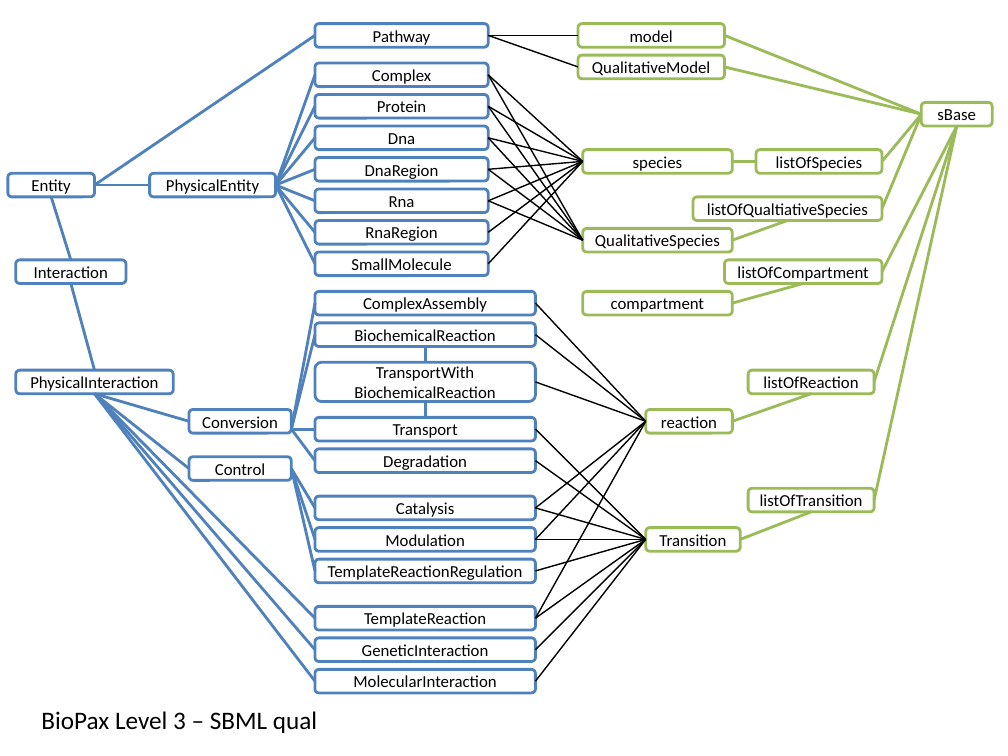
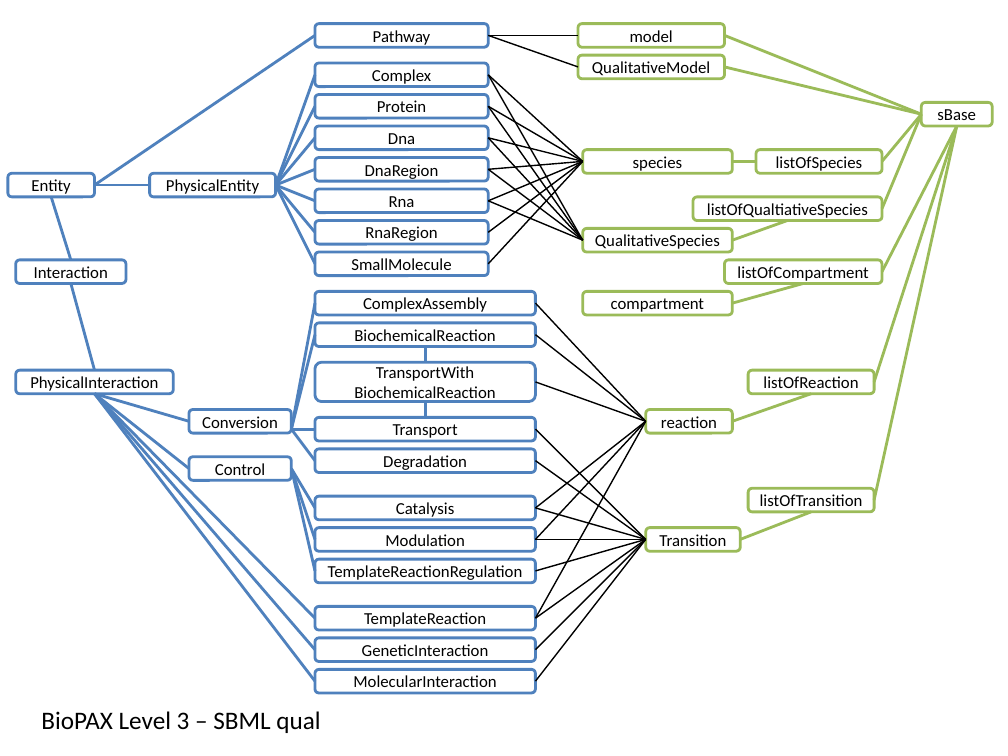
Before and after one commit to draeger-lab/SBVC, a slide deck: slide 2 of doc/ECCB2012_paper/Conversion.pptx. Drawn at 1008x756 pixels with LibreOffice and Linux fonts; fonts in the diff are those of the drawing. Boxes give left, top, right and bottom in pixels: in the first picture for what was removed or moved away, otherwise in the second. Text is boxed around its words. In the diff, an @@ line names an element or a change of style, - is before the commit and + after.

```diff
--- a/doc/ECCB2012_paper/Conversion.pptx
+++ b/doc/ECCB2012_paper/Conversion.pptx
@@ text at [41, 711, 320, 733]: text changed @@
-BioPax Level 3 – SBML qual
+BioPAX Level 3 – SBML qual
```
Also in this commit, not shown: 5 other slides changed, 10 other files.
